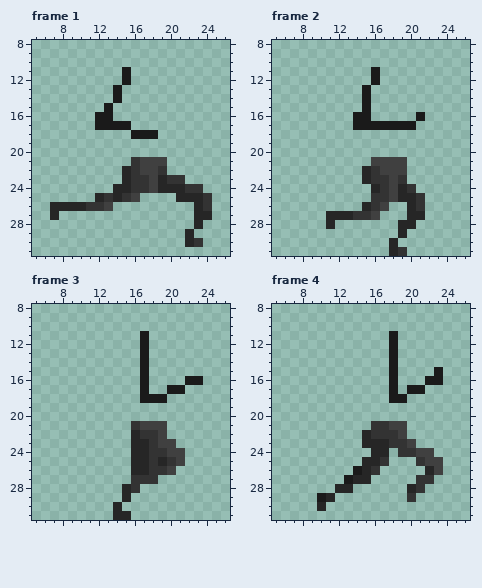
Two versions of one pixel-art file, aseperite textures/run cycle.ase. Above is the file before it was changed.
32x32 pixels, 8 frames. Shown: frame 1: x 5..26, y 8..31; frame 2: x 5..26, y 8..31; frame 3: x 5..26, y 8..31; frame 4: x 5..26, y 8..31. The commit also changed other frames, which this record leaves out.
The same view after the edit:
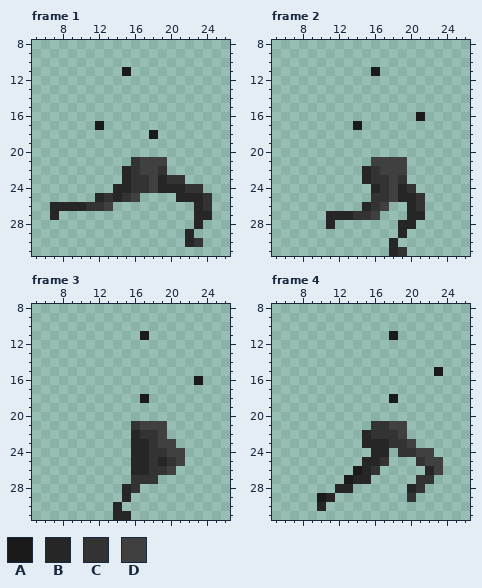
Palette (. is transparent): A #1a1a1a  B #262626  C #333333  D #404040
Diff:
Changed rows in their new state; - is an unchanged pixel.
Frame 1, layer "right arm new":
first column x 12:
12 ---.--
13 --.---
14 --.---
15 -.----
16 ..----
17 -...--
18 ----..
Frame 2, layer "right arm new":
first column x 14:
12 --.----
13 -.-----
14 -.-----
15 -.-----
16 ..-----
17 -......
Frame 3, layer "right arm new":
first column x 17:
12 .-----
13 .-----
14 .-----
15 .-----
16 .----.
17 .--..-
18 -..---
Frame 4, layer "right arm new":
first column x 18:
12 .-----
13 .-----
14 .-----
15 .-----
16 .---..
17 .-..--
18 -.----
Pixel boxes of the changes (left, top, right, bottom) in both pictures:
erased: (95, 76, 149, 139)
erased: (353, 76, 416, 130)
erased: (140, 340, 194, 403)
erased: (389, 340, 443, 403)
